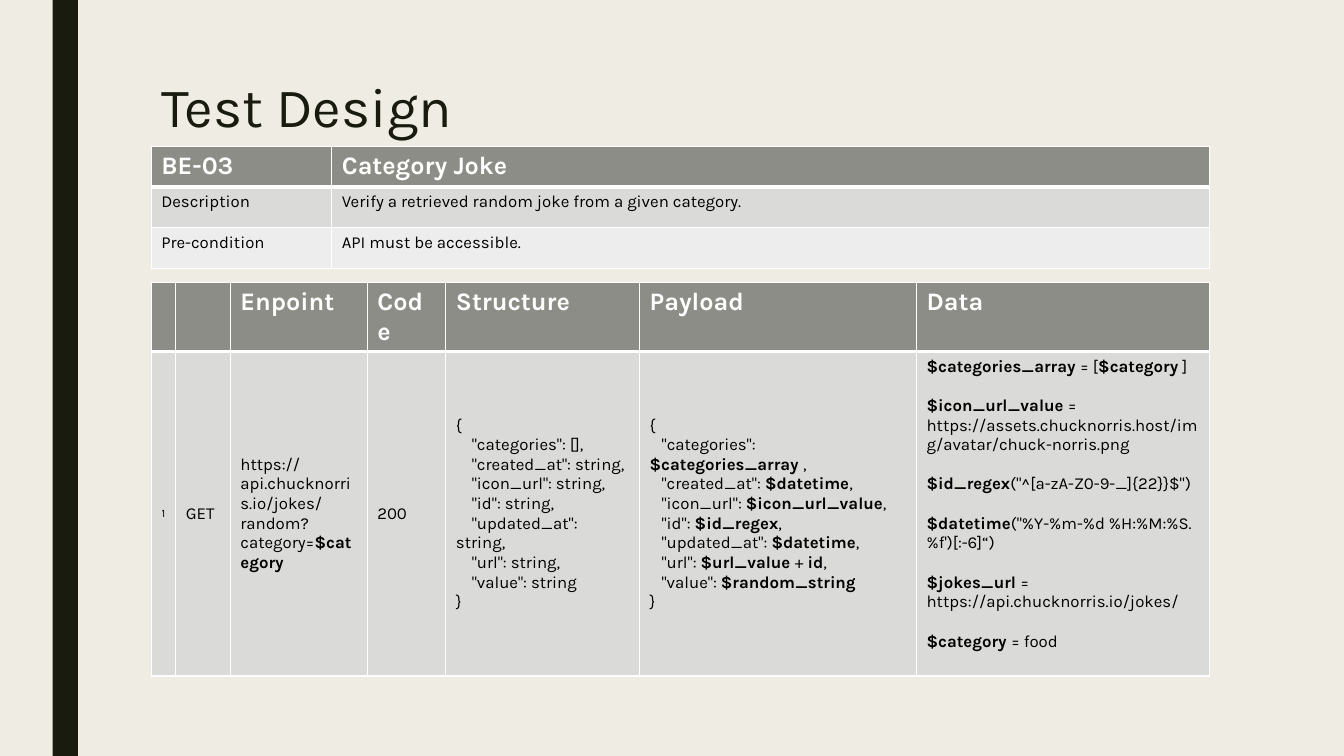
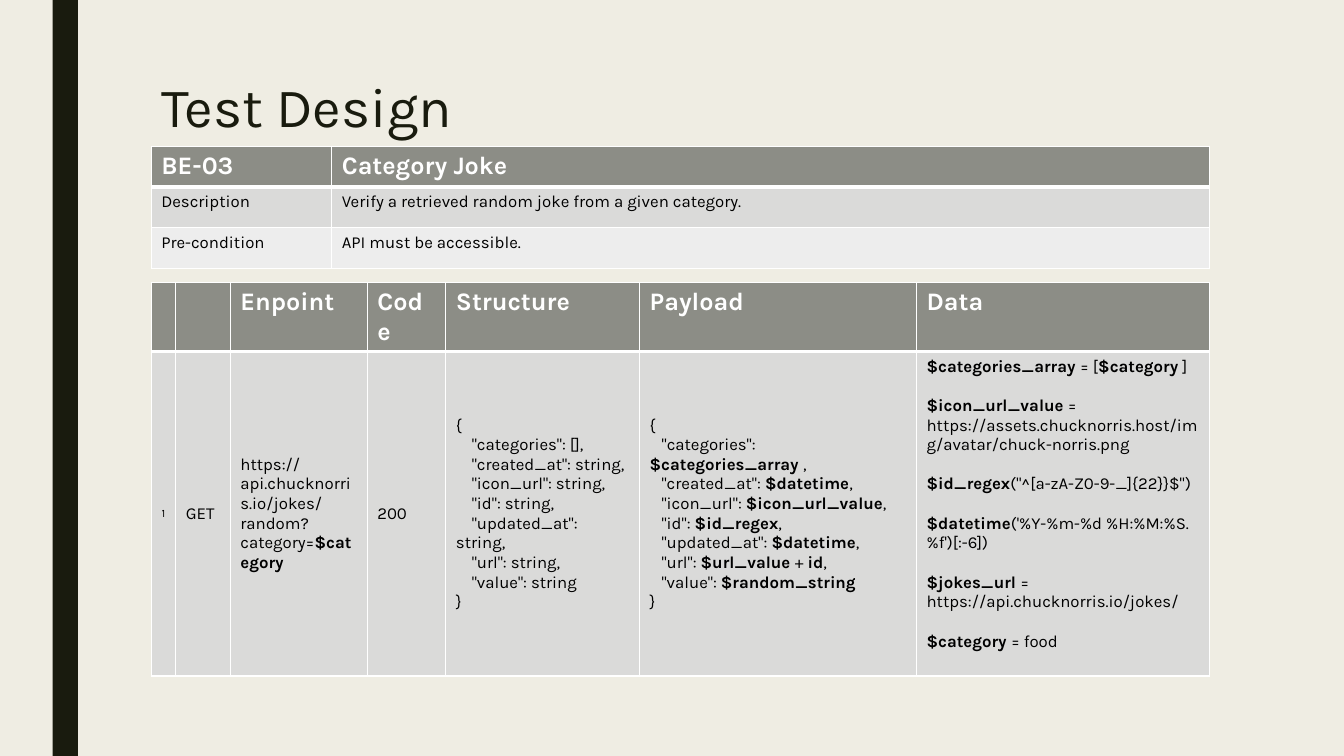
Before and after one commit to Malafas/stopnorris, a slide deck: slide 11 of Docs/stopnorris.pptx. Drawn at 1344x756 pixels with LibreOffice and Linux fonts; fonts in the diff are those of the drawing. Boxes give left, top, right and bottom in pixels: in the first picture for what was removed or moved away, otherwise in the second. Text is boxed around its words. In the diff, an @@ line names an element or a change of style, - is before the commit and + after.

```diff
--- a/Docs/stopnorris.pptx
+++ b/Docs/stopnorris.pptx
@@ table at [151,282,1210,656] @@
@@ row 2, column 7: "$categories_array = [$category ] / $icon_url_value = https://assets.chucknorris.host/img/avatar/chuck-norris.png / $id_regex("^[a-zA-Z0-9-_]{22}}$") / $datetime("%Y-%m-%d %H:%M:%S.%f')[:-6]“) / $jokes_url = https://api.chucknorris.io/jokes/ / $category = food" to "$categories_array = [$category ] / $icon_url_value = https://assets.chucknorris.host/img/avatar/chuck-norris.png / $id_regex("^[a-zA-Z0-9-_]{22}}$") / $datetime('%Y-%m-%d %H:%M:%S.%f')[:-6]) / $jokes_url = https://api.chucknorris.io/jokes/ / $category = food" @@
```
Also in this commit, not shown: 2 other slides changed, 12 other files.
